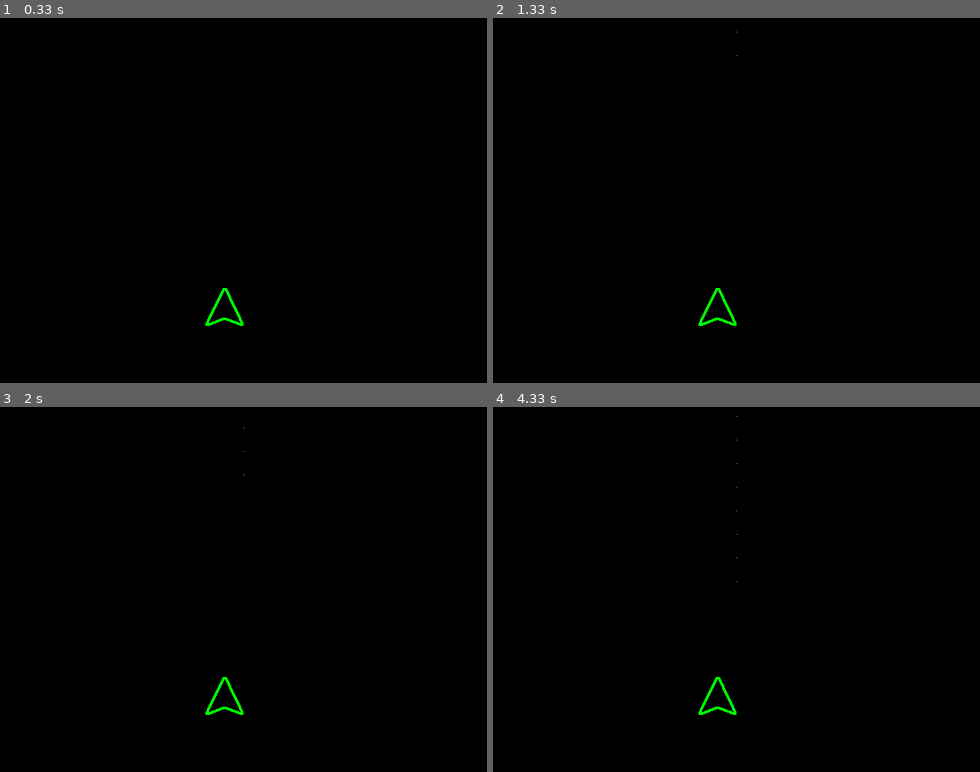
Above: before the commit, frames 1-4 (two rows, left to right).
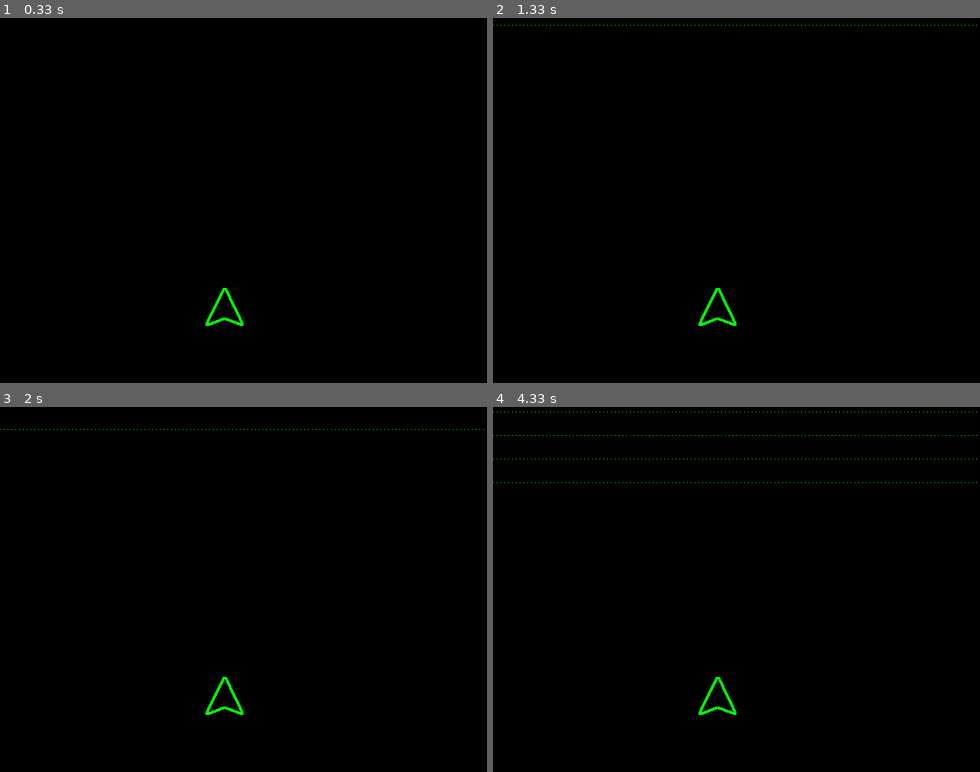
Above: after the commit, the same moments.

Repository: kosmogen/pygame_2d_particle_chamber
Game: pygame game, started from particle_chamber.py
Two runs of this game, one before a commit and one after it. Both use one fixed random seed, a clock stepped at 60 frames per second and the inputs below.
Inputs:
- Up to frame 1 (0.33 s): no input
- Up to frame 2 (1.33 s): no input
- Up to frame 3 (2 s): no input
- Up to frame 4 (4.33 s): no input

Frame 1 is identical in both runs. In frame 2, less than 0.1% of the frame differs, in the area x 0-100%, y 1-11%; in frame 3, less than 0.1%; in frame 4, 0.2%, in the area x 0-100%, y 1-48%.

Commit message:
Now generating a non-interactive field! Needs optimization tho

Diff:
--- a/particle_chamber.py
+++ b/particle_chamber.py
@@ -10,7 +10,7 @@
 class ParticleChamber:
     """Contains all the variables and methods for running the main game loop."""
     def __init__(self):
-        self.FPS = 60
+        self.FPS = 30
         self.WINDOW_RES = (640, 480)
         self.BG_COLOR = (0, 0, 0) # RGB for black
 
@@ -24,13 +24,14 @@
         self.player_ship = Model(*self.WINDOW_RES, 'player_ship.png')
         self.player_ship.update()
 
-        # Initial asteroids
+        # Particle emitters
         self.particles = pygame.sprite.Group()
+        self.emitters = []
+        for x_col in range(0, self.WINDOW_RES[0], 5):
+            emitter = ParticleEmitter(*self.WINDOW_RES, x_col, self.particles)
+            self.emitters.append(emitter)
+
         self.emitter = ParticleEmitter(*self.WINDOW_RES, 320, self.particles)
-
-        # Particle generators
-        # particle = Particle(*self.WINDOW_RES, 320)
-        # self.particles.add(particle)
 
         # main loop
         while True:
@@ -40,16 +41,17 @@
                     sys.exit()
 
             # Update sprites
-            self.emitter.update()
+            for emitter in self.emitters:
+                emitter.update()
             self.player_ship.update()
-            for asteroid in self.particles:
-                asteroid.update()
+            for particle in self.particles:
+                particle.update()
 
             # Draw sprites
             self.DISPLAYSURF.fill(self.BG_COLOR)
             self.player_ship.draw(self.DISPLAYSURF)
-            for asteroid in self.particles:
-                asteroid.draw(self.DISPLAYSURF)
+            for particle in self.particles:
+                particle.draw(self.DISPLAYSURF)
 
             # Detect collision between player and any asteroids
             if pygame.sprite.spritecollideany(self.player_ship, self.particles, pygame.sprite.collide_mask):
--- a/particle_emitter.py
+++ b/particle_emitter.py
@@ -4,7 +4,7 @@
 from Particle import Particle
 
 class ParticleEmitter():
-    def __init__(self, screen_width, screen_height, x_col, particles, emit_time_in_sec = 0.5):
+    def __init__(self, screen_width, screen_height, x_col, particles, emit_time_in_sec = 1):
         self.last_emit_time = time.time()
         self.emit_time_in_sec = emit_time_in_sec
         self.screen_width = screen_width
